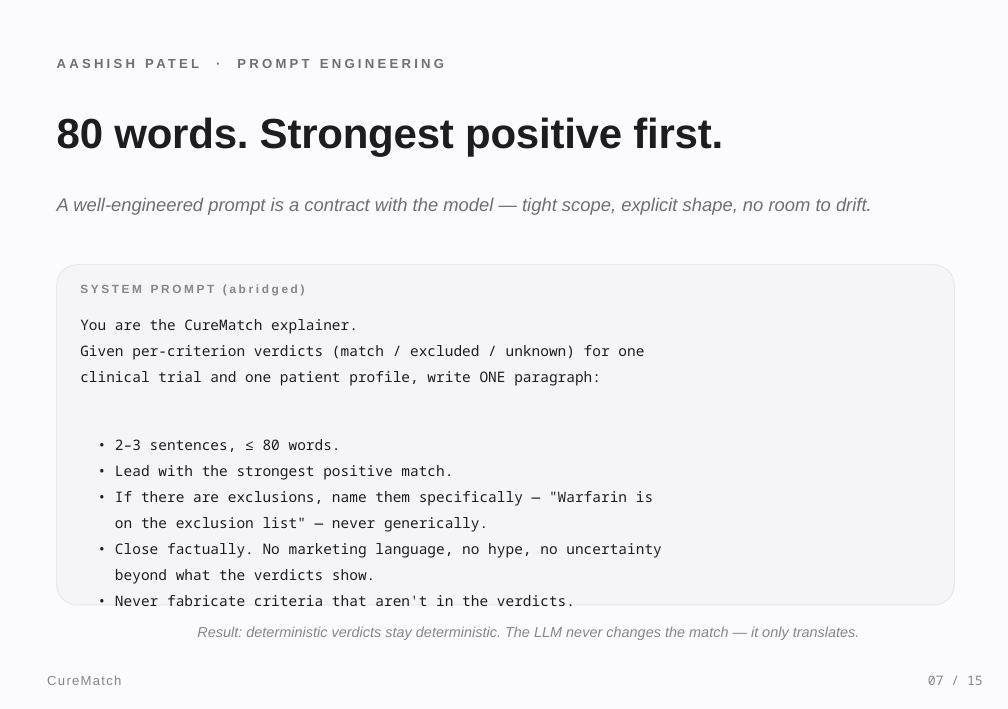
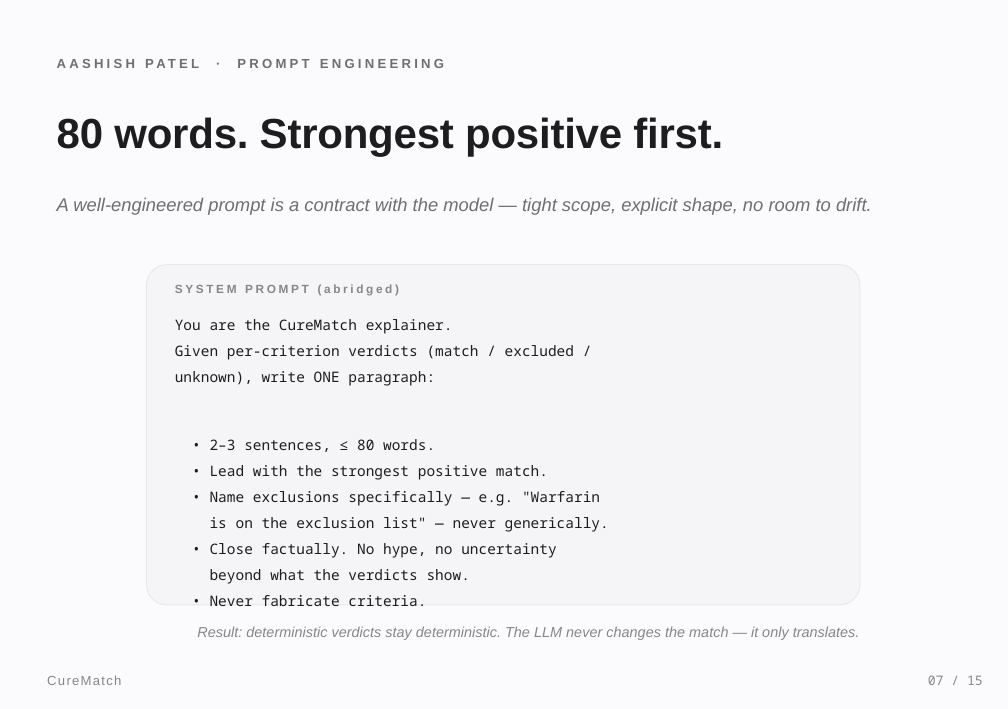
Before and after one commit to meetgajjarx07/curematch, a slide deck: slide 7 of CureMatch_Presentation.pptx. Drawn at 1008x709 pixels with LibreOffice and Linux fonts; fonts in the diff are those of the drawing. Boxes give left, top, right and bottom in pixels: in the first picture for what was removed or moved away, otherwise in the second. Text is boxed around its words. In the diff, an @@ line names an element or a change of style, - is before the commit and + after.

Commit message:
fix deck layout — team card overflow, chat agent overlap, prompt width
Renders cleanly end-to-end now: verified by PowerPoint → PDF → PNG.

  slide 5:  team cards resized 3.65" tall, tightened copy
  slide 7:  prompt box centered + narrowed from 9.5" to 7.55"
  slide 9:  left card up to 4.15" tall, right steps spaced 0.66" apart

```diff
--- a/CureMatch_Presentation.pptx
+++ b/CureMatch_Presentation.pptx
@@ rounded rectangle: place and size @@
-rounded rectangle at box(57, 265, 954, 605)
+rounded rectangle at box(146, 265, 860, 605)
@@ text "SYSTEM PROMPT (abridged)": place and size @@
-text "SYSTEM PROMPT (abridged)" at box(80, 284, 305, 296)
+text "SYSTEM PROMPT (abridged)" at box(175, 284, 400, 296)
@@ text "You are the CureMatch explainer.": place and size @@
-text "You are the CureMatch explainer." at box(80, 319, 661, 606)
+text "You are the CureMatch explainer." at box(175, 319, 609, 606)
@@ text at box(175, 345, 574, 386): text changed @@
-Given per-criterion verdicts (match / excluded / unknown) for one
-clinical trial and one patient profile, write ONE paragraph:
+Given per-criterion verdicts (match / excluded /
+unknown), write ONE paragraph:
@@ text at box(210, 491, 609, 558): text changed @@
-• If there are exclusions, name them specifically — "Warfarin is
-on the exclusion list" — never generically.
-• Close factually. No marketing language, no hype, no uncertainty
+• Name exclusions specifically — e.g. "Warfarin
+is on the exclusion list" — never generically.
+• Close factually. No hype, no uncertainty
@@ text at box(210, 595, 426, 606): text changed @@
-• Never fabricate criteria that aren't in the verdicts.
+• Never fabricate criteria.
```
Also in this commit, not shown: 2 other slides changed, 1 other file.
